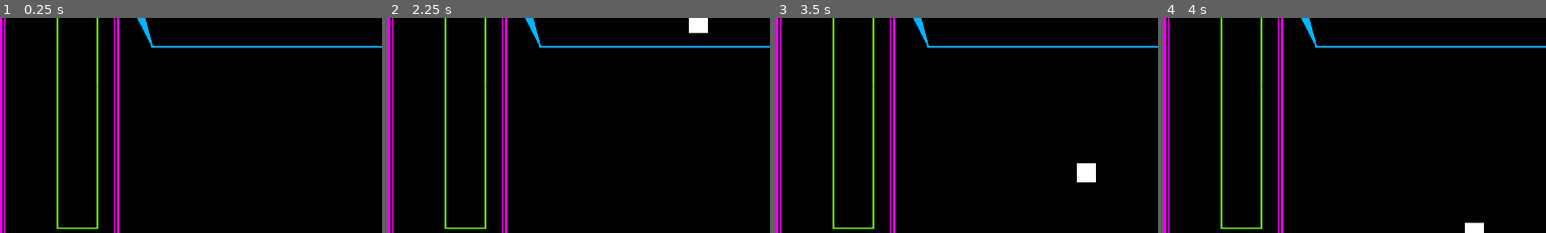
Above: before the commit, frames 1-4 (left to right).
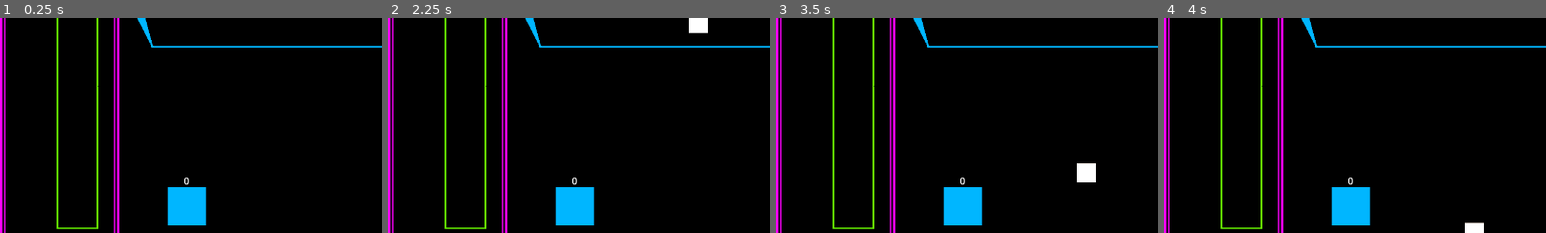
Above: after the commit, the same moments.

Repository: jwant/nefe
Game: Godot game, scene res://entities/utilities/no_escape_from_earth.tscn
The game is run twice, just before and just after one commit, with the same random seed, the same clock (stepped at 60 frames per second) and the same inputs.
Inputs (mouse positions are % of the whole screen's width and height, from its top left):
- Up to frame 1 (0.25 s): no input
- Up to frame 2 (2.25 s): tap Enter at 0.5 s; move the mouse to (72, 45) at 0.52 s; click (72, 45) at 0.6 s; move the mouse to (30, 55) at 1.27 s; click (30, 55) at 1.35 s; move the mouse to (60, 28) at 2.02 s; click (60, 28) at 2.1 s
- Up to frame 3 (3.5 s): move the mouse to (45, 70) at 2.77 s; click (45, 70) at 2.85 s
- Up to frame 4 (4 s): move the mouse to (80, 65) at 3.52 s; click (80, 65) at 3.6 s
The pictures show only the part of the screen within x 0-50%, y 14-64%; the shares and areas given below are measured in that part.

The runs differ from the first frame. In frame 1, 1.9% of the frame differs, in the area x 43-54%, y 74-97%; in frame 2, 1.9%; in frame 3, 1.9%; in frame 4, 1.9%.

Commit message:
feat: draggable

Diff:
--- a/entities/battlefield/battlefield.tscn
+++ b/entities/battlefield/battlefield.tscn
@@ -1,10 +1,11 @@
-[gd_scene load_steps=7 format=3 uid="uid://2k0vx4uihyxw"]
+[gd_scene load_steps=8 format=3 uid="uid://2k0vx4uihyxw"]
 
 [ext_resource type="PackedScene" uid="uid://2tigku23stpw" path="res://entities/background/background.tscn" id="1_dji8l"]
 [ext_resource type="Script" uid="uid://cnt03pvax1hp" path="res://entities/battlefield/battlefield.gd" id="1_yrw75"]
 [ext_resource type="PackedScene" uid="uid://bceyhx4qm6sau" path="res://entities/ui/count_down/count_down.tscn" id="3_gt0yh"]
 [ext_resource type="PackedScene" uid="uid://dflwfnr23bp58" path="res://entities/ship/ship.tscn" id="5_030w6"]
 [ext_resource type="PackedScene" uid="uid://cneo82uvk7quq" path="res://entities/tower/bullet_tower/bullet_tower.tscn" id="5_ssfyx"]
+[ext_resource type="PackedScene" uid="uid://cf6ry3tspvag4" path="res://entities/tower/tower.tscn" id="6_030w6"]
 
 [sub_resource type="RectangleShape2D" id="RectangleShape2D_gt0yh"]
 size = Vector2(1080, 200)
@@ -58,3 +59,6 @@
 
 [node name="Ship" parent="." instance=ExtResource("5_030w6")]
 position = Vector2(640, 54)
+
+[node name="BaseTower" parent="." instance=ExtResource("6_030w6")]
+position = Vector2(313, 419)
--- a/entities/tower/bullet_tower/bullet_tower.tscn
+++ b/entities/tower/bullet_tower/bullet_tower.tscn
@@ -1,7 +1,8 @@
-[gd_scene load_steps=4 format=3 uid="uid://cneo82uvk7quq"]
+[gd_scene load_steps=5 format=3 uid="uid://cneo82uvk7quq"]
 
 [ext_resource type="Script" uid="uid://cx57xfuka2803" path="res://entities/tower/bullet_tower/bullet_tower.gd" id="1_nvq5p"]
 [ext_resource type="Texture2D" uid="uid://ccmtdco5v8b7u" path="res://assets/art/colorgrid.png" id="2_sgdwx"]
+[ext_resource type="PackedScene" uid="uid://bca678i07q5q2" path="res://entities/utilities/draggable/draggable.tscn" id="3_ltll8"]
 
 [sub_resource type="RectangleShape2D" id="RectangleShape2D_ltll8"]
 size = Vector2(64, 64)
@@ -36,3 +37,5 @@
 offset_bottom = 10.0
 text = "1"
 horizontal_alignment = 1
+
+[node name="Draggable" parent="." instance=ExtResource("3_ltll8")]
--- a/entities/tower/tower.tscn
+++ b/entities/tower/tower.tscn
@@ -1,7 +1,8 @@
-[gd_scene load_steps=4 format=3 uid="uid://bs2ci5ce3cg2u"]
+[gd_scene load_steps=5 format=3 uid="uid://cf6ry3tspvag4"]
 
 [ext_resource type="Script" uid="uid://0ob3q2456fgf" path="res://entities/tower/tower.gd" id="1_e2b0r"]
 [ext_resource type="Texture2D" uid="uid://ccmtdco5v8b7u" path="res://assets/art/colorgrid.png" id="2_uvpmh"]
+[ext_resource type="PackedScene" uid="uid://bca678i07q5q2" path="res://entities/utilities/draggable/draggable.tscn" id="3_ru2d0"]
 
 [sub_resource type="RectangleShape2D" id="RectangleShape2D_uvpmh"]
 size = Vector2(64, 64)
@@ -35,3 +36,5 @@
 offset_bottom = 10.0
 text = "1"
 horizontal_alignment = 1
+
+[node name="Draggable" parent="." instance=ExtResource("3_ru2d0")]
--- /dev/null
+++ b/entities/utilities/draggable/draggable.gd
@@ -0,0 +1,26 @@
+extends Node2D
+
+var parent: Node
+var sprite_copy: Sprite2D
+var grabbed: bool = false
+
+func _ready():
+	parent = get_parent()
+	var area = parent.find_child("Area2D")
+	if area is Area2D:
+		area.connect("input_event", _input_event)
+
+func _process(_delta):
+	if grabbed:
+		sprite_copy.global_position = get_global_mouse_position()
+		if Input.is_action_just_released("mouse_left"):
+			parent.global_position = sprite_copy.global_position
+			sprite_copy.queue_free()
+			grabbed = false
+
+func _input_event(_viewport:Node, _event:InputEvent, _shape_idx:int):
+	if Input.is_action_just_pressed("mouse_left"):
+		grabbed = true
+		sprite_copy = parent.find_child("Sprite2D", true).duplicate()
+		sprite_copy.modulate.a = .5
+		parent.add_child(sprite_copy)
--- /dev/null
+++ b/entities/utilities/draggable/draggable.tscn
@@ -0,0 +1,6 @@
+[gd_scene load_steps=2 format=3 uid="uid://bca678i07q5q2"]
+
+[ext_resource type="Script" uid="uid://dtbu6xlijh8bv" path="res://entities/utilities/draggable/draggable.gd" id="1_8qcva"]
+
+[node name="Draggable" type="Node2D"]
+script = ExtResource("1_8qcva")
--- a/project.godot
+++ b/project.godot
@@ -25,6 +25,14 @@
 window/size/viewport_height=720
 window/stretch/mode="viewport"
 
+[input]
+
+mouse_left={
+"deadzone": 0.2,
+"events": [Object(InputEventMouseButton,"resource_local_to_scene":false,"resource_name":"","device":-1,"window_id":0,"alt_pressed":false,"shift_pressed":false,"ctrl_pressed":false,"meta_pressed":false,"button_mask":0,"position":Vector2(0, 0),"global_position":Vector2(0, 0),"factor":1.0,"button_index":1,"canceled":false,"pressed":false,"double_click":false,"script":null)
+]
+}
+
 [layer_names]
 
 2d_physics/layer_5="enemy"
Not shown, added: entities/utilities/draggable/draggable.gd.uid
